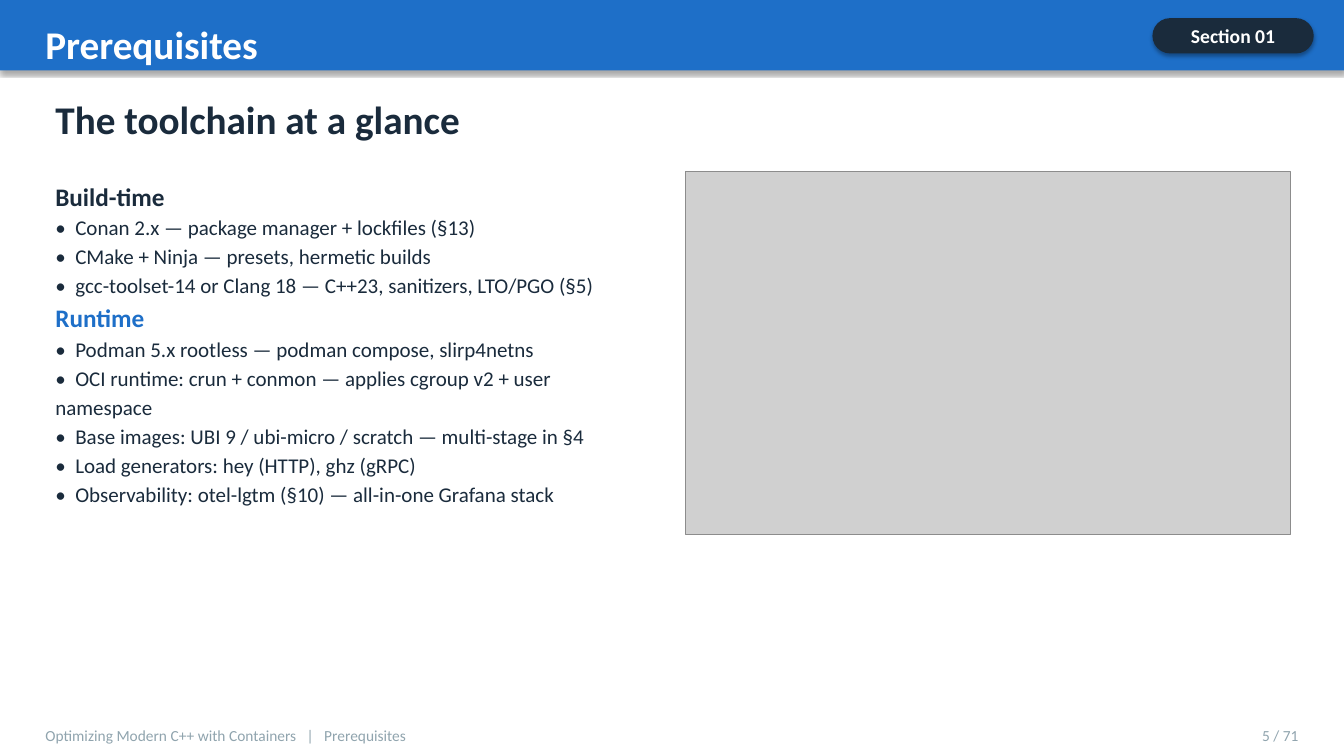
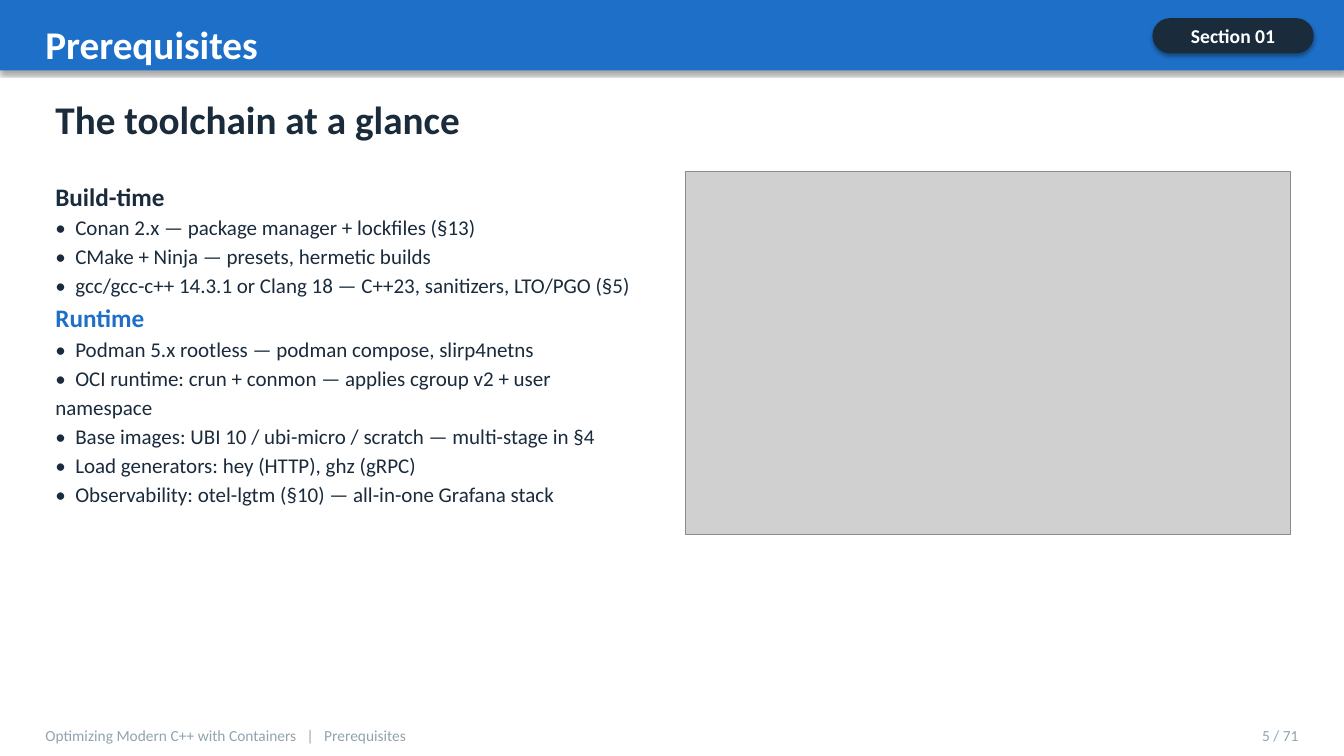
Before and after one commit to patterncatalyst/cpp-container-optimization-tutorial, a slide deck: slide 5 of presentation/cpp-container-tutorial.pptx. Drawn at 1344x756 pixels with LibreOffice and Linux fonts; fonts in the diff are those of the drawing; grey boxes stand for pictures. Boxes give left, top, right and bottom in pixels: in the first picture for what was removed or moved away, otherwise in the second. Text is boxed around its words. In the diff, an @@ line names an element or a change of style, - is before the commit and + after.

```diff
--- a/presentation/cpp-container-tutorial.pptx
+++ b/presentation/cpp-container-tutorial.pptx
@@ text at [75, 278, 630, 297]: text changed @@
-• gcc-toolset-14 or Clang 18 — C++23, sanitizers, LTO/PGO (§5)
+• gcc/gcc-c++ 14.3.1 or Clang 18 — C++23, sanitizers, LTO/PGO (§5)
@@ text at [75, 429, 594, 448]: text changed @@
-• Base images: UBI 9 / ubi-micro / scratch — multi-stage in §4
+• Base images: UBI 10 / ubi-micro / scratch — multi-stage in §4
```
Also in this commit, not shown: 5 other slides changed, 2 other files.
